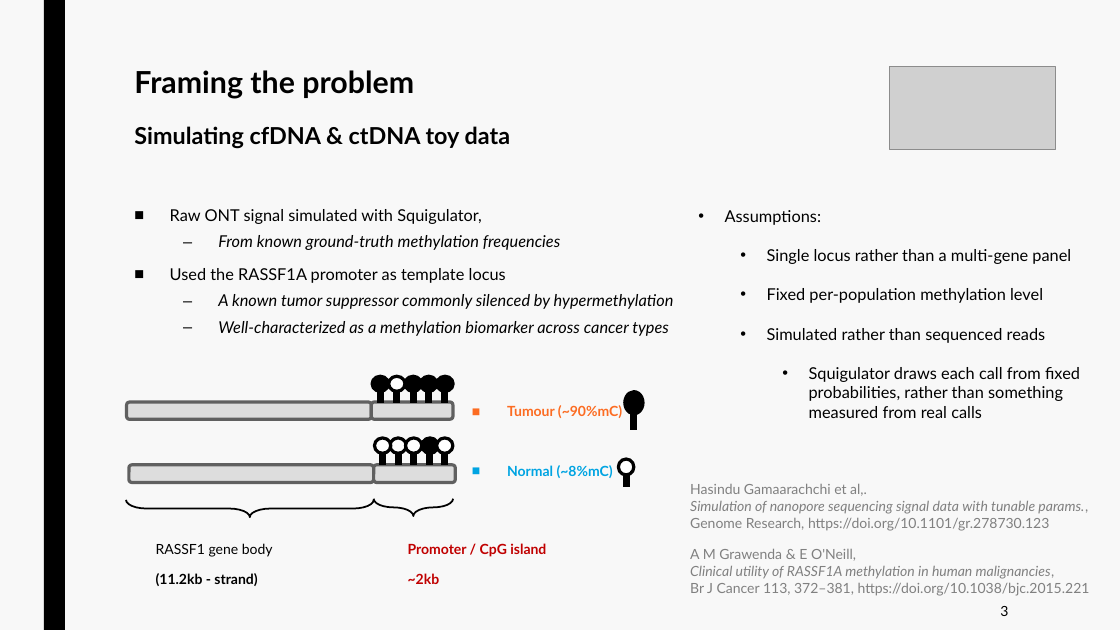
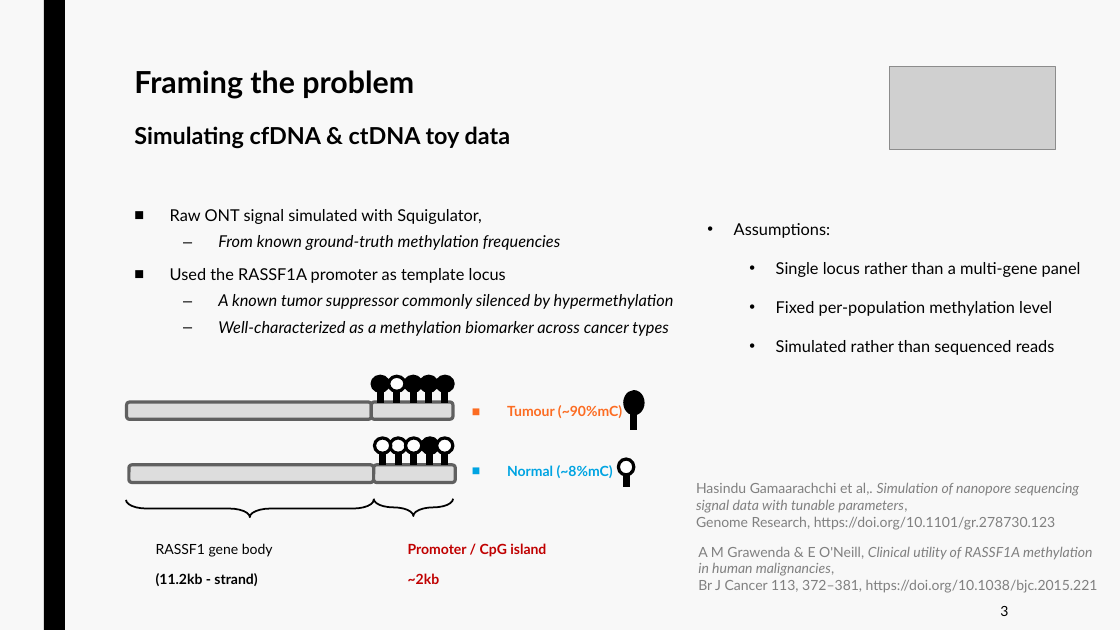
Before and after one commit to jurtasun/presentations, a slide deck: slide 5 of 202609_vhio_symposium/202609_vhio_technical.ppt. Drawn at 1120x630 pixels with LibreOffice and Linux fonts; fonts in the diff are those of the drawing; grey boxes stand for pictures. Boxes give left, top, right and bottom in pixels: in the first picture for what was removed or moved away, otherwise in the second. Text is boxed around its words. In the diff, an @@ line names an element or a change of style, - is before the commit and + after.

```diff
--- a/202609_vhio_symposium/202609_vhio_technical.ppt
+++ b/202609_vhio_symposium/202609_vhio_technical.ppt
@@ text "Assumptions:": place and size @@
-text "Assumptions:" at <box>725,210,1080,418</box>
+text "Assumptions:" at <box>734,223,1081,355</box>
@@ text at <box>809,367,1080,418</box>: paragraph removed @@
-    • Squigulator draws each call from fixed probabilities, rather than something measured from real calls
@@ text at <box>696,483,1080,513</box>: text changed @@
-Hasindu Gamaarachchi et al,.
-Simulation of nanopore sequencing signal data with tunable params.,
+Hasindu Gamaarachchi et al,. Simulation of nanopore sequencing signal data with tunable parameters,
@@ text "A M Grawenda & E ...": place and size @@
-text "A M Grawenda & E ..." at <box>690,549,1090,596</box>
+text "A M Grawenda & E ..." at <box>698,547,1098,593</box>
@@ text at <box>698,547,1093,576</box>: spaces changed @@
-A M Grawenda & E O'Neill,
-Clinical utility of RASSF1A methylation in human malignancies,
+A M Grawenda & E O'Neill, Clinical utility of RASSF1A methylation
+in human malignancies,
```
Also in this commit, not shown: 12 other slides changed, 8 slides added, 16 slides removed, 5 other files.
